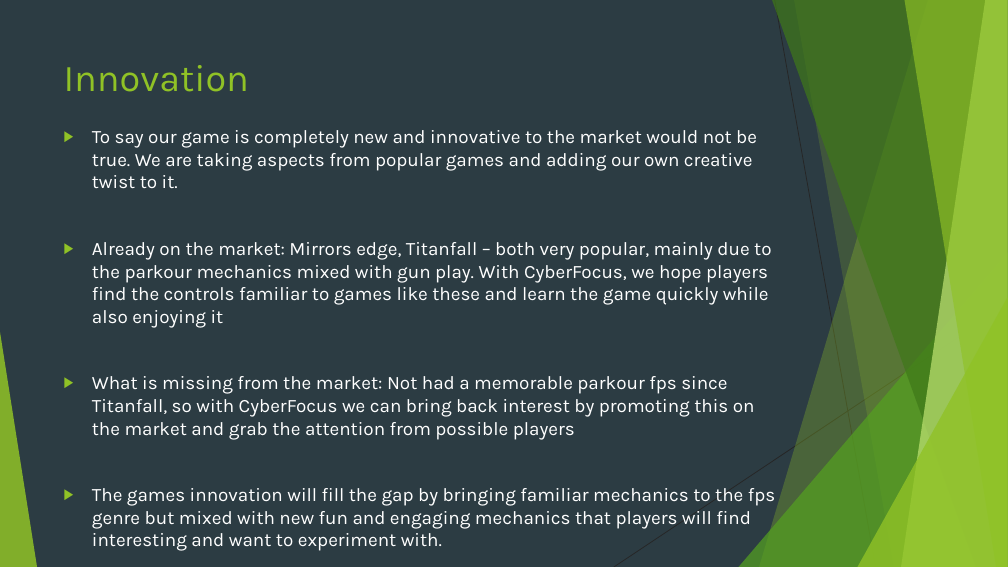
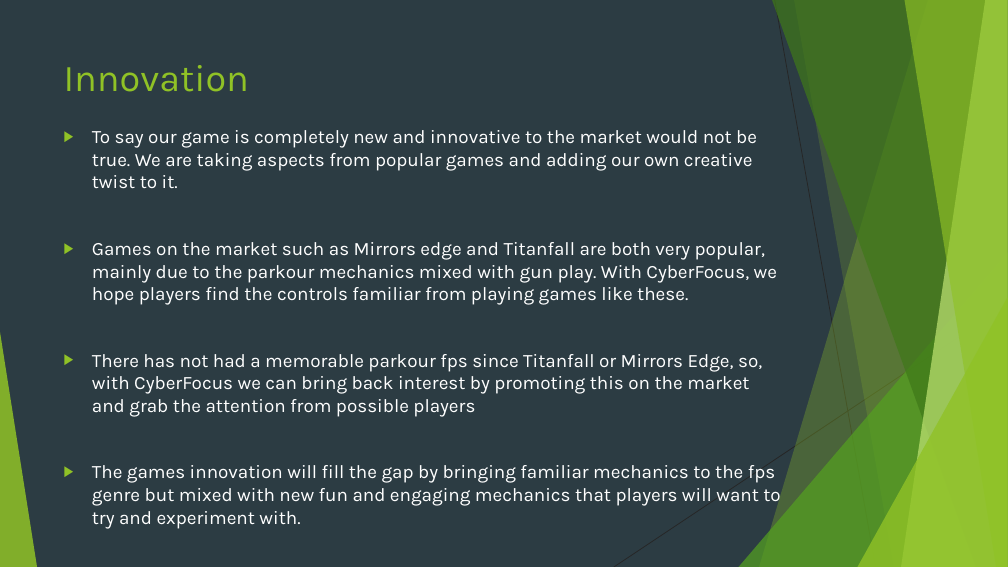
Before and after one commit to Pilokio/Tranzfuser, a slide deck: slide 7 of Virtual Pitch Presentation/Pitch.pptx. Drawn at 1008x567 pixels with LibreOffice and Linux fonts; fonts in the diff are those of the drawing. Boxes give left, top, right and bottom in pixels: in the first picture for what was removed or moved away, otherwise in the second. Text is boxed around its words. In the diff, an @@ line names an element or a change of style, - is before the commit and + after.

```diff
--- a/Virtual Pitch Presentation/Pitch.pptx
+++ b/Virtual Pitch Presentation/Pitch.pptx
@@ text at (x1=92, y1=242, x2=780, y2=529): text changed @@
-▶ Already on the market: Mirrors edge, Titanfall – both very popular, mainly due to the parkour mechanics mixed with gun play. With CyberFocus, we hope players find the controls familiar to games like these and learn the game quickly while also enjoying it
-▶ What is missing from the market: Not had a memorable parkour fps since Titanfall, so with CyberFocus we can bring back interest by promoting this on the market and grab the attention from possible players
-▶ The games innovation will fill the gap by bringing familiar mechanics to the fps genre but mixed with new fun and engaging mechanics that players will find interesting and want to experiment with.
+▶ Games on the market such as Mirrors edge and Titanfall are both very popular, mainly due to the parkour mechanics mixed with gun play. With CyberFocus, we hope players find the controls familiar from playing games like these.
+▶ There has not had a memorable parkour fps since Titanfall or Mirrors Edge, so, with CyberFocus we can bring back interest by promoting this on the market and grab the attention from possible players
+▶ The games innovation will fill the gap by bringing familiar mechanics to the fps genre but mixed with new fun and engaging mechanics that players will want to try and experiment with.
```
Also in this commit, not shown: 4 other slides changed.
